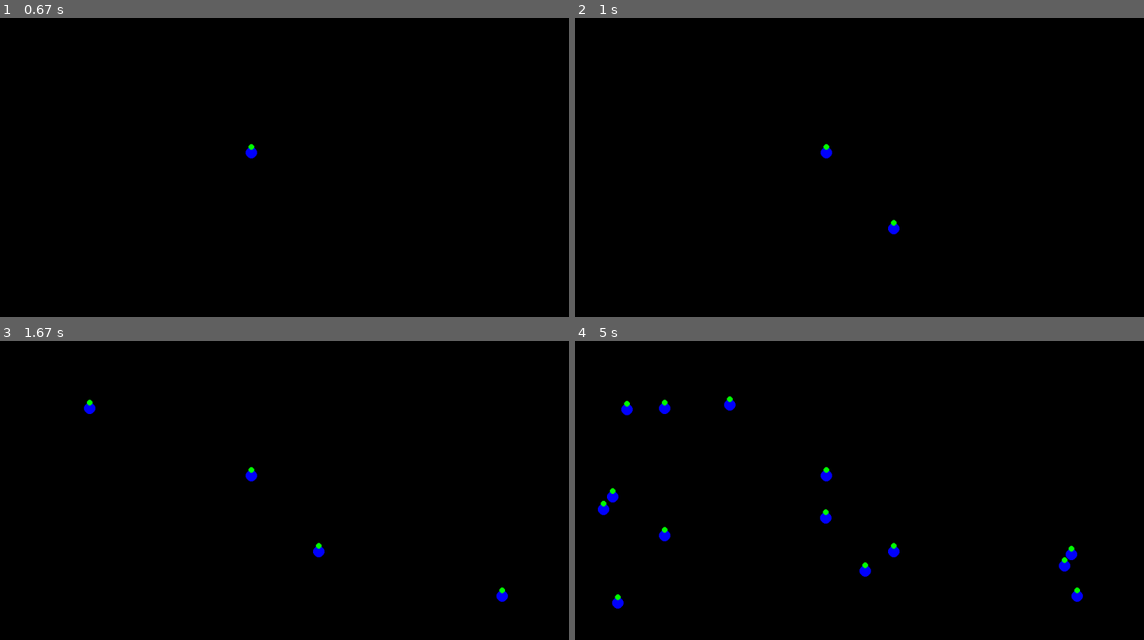
Above: before the commit, frames 1-4 (two rows, left to right).
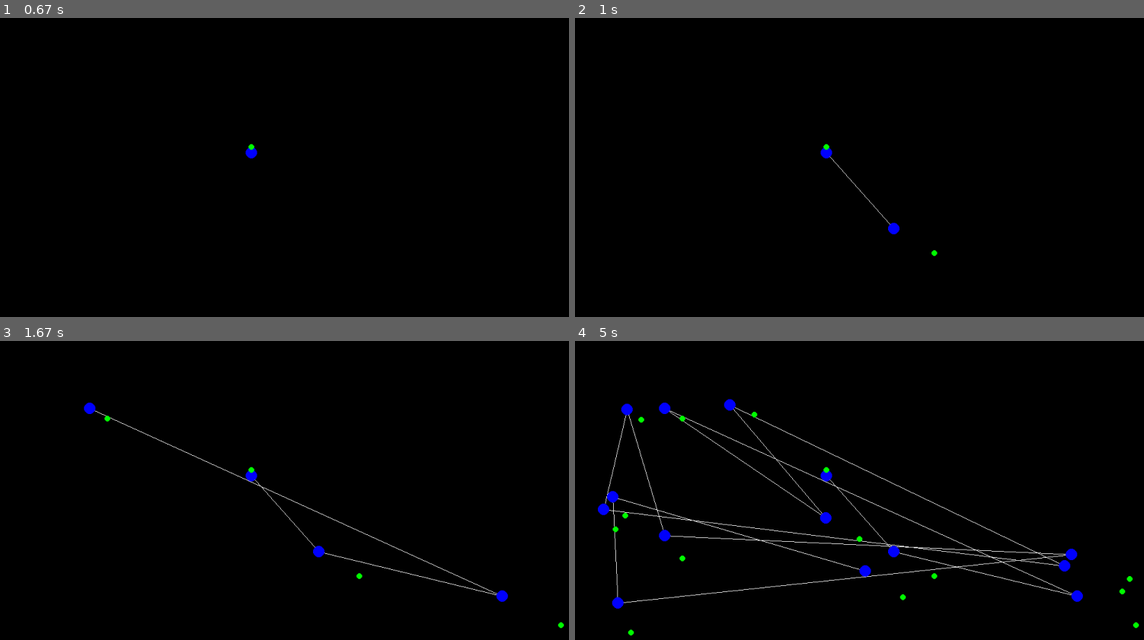
Above: after the commit, the same moments.

Repository: SurajSharma90/Atlas
Game: pygame game, started from Python/Learning/PyGame/VectorMath/__main__.py
The game is run twice, just before and just after one commit, with the same random seed, the same clock (stepped at 60 frames per second) and the same inputs.
Inputs (mouse positions are in pixels of both pictures, inside the frame that each line leads up to):
- Up to frame 1 (0.67 s): click (250, 152) at 0.38 s
- Up to frame 2 (1 s): click (893, 227) at 0.72 s
- Up to frame 3 (1.67 s): click (500, 595) at 1.05 s; click (91, 406) at 1.38 s
- Up to frame 4 (5 s): click (825, 517) at 1.72 s; click (728, 403) at 2.05 s; click (1064, 565) at 2.38 s; click (603, 508) at 2.72 s; click (626, 409) at 3.05 s; click (666, 535) at 3.38 s; click (1070, 553) at 3.72 s; click (614, 604) at 4.05 s; click (614, 496) at 4.38 s; click (865, 571) at 4.72 s

Frame 1 is identical in both runs. In frame 2, 0.1% of the frame differs, in the area x 44-64%, y 46-80%; in frame 3, 0.6%; in frame 4, 2.7%, in the area x 4-100%, y 18-99%.

Commit message:
Add Vector math

Diff:
--- /dev/null
+++ b/Python/Learning/PyGame/VectorMath/Line.py
@@ -0,0 +1,9 @@
+import pygame
+from Utils.VectorMath import Point
+
+
+class Line:
+    def __init__(self, start: Point, end: Point, color: pygame.Color):
+        self.start = start
+        self.end = end
+        self.color = color
--- a/Python/Learning/PyGame/VectorMath/Polygon.py
+++ b/Python/Learning/PyGame/VectorMath/Polygon.py
@@ -2,7 +2,9 @@
 from dataclasses import dataclass
 from pygame import Color, Surface
 from Circle import Circle
+from Line import Line
 from Utils.VectorMath import Vector, Point
+import pygame
 
 POINT_RADIUS = 10
 LABEL_RADIUS = 5
@@ -18,8 +20,12 @@
         self.labels = []
 
     def _calc_label_positions(self):
-        for i in range(0, len(self.labels)):
-            self.labels[i].point = self.points[i].point - Point(0, 10)
+        pl = len(self.points)
+        for i in range(pl-1, -1, -1):
+            if pl == 1:
+                self.labels[i].point = self.points[i].point - Point(0, 10)
+            elif pl > 1 and i > 0 :
+                self.labels[i].point = (self.points[i-1].point + Vector(self.points[i-1].point, self.points[i].point)) * 1.1
 
     def add_point(self, point: Point):
         # Point
@@ -31,6 +37,9 @@
         self._calc_label_positions()
 
     def render(self, surface: Surface):
+        if len(self.points) > 1:
+            pygame.draw.lines(surface=surface, color=Color(255, 255, 255), closed=False, points=[(point.point.x, point.point.y) for point in self.points])
+
         for i in range(0, len(self.points)):
             self.points[i].render(surface)
             self.labels[i].render(surface)
